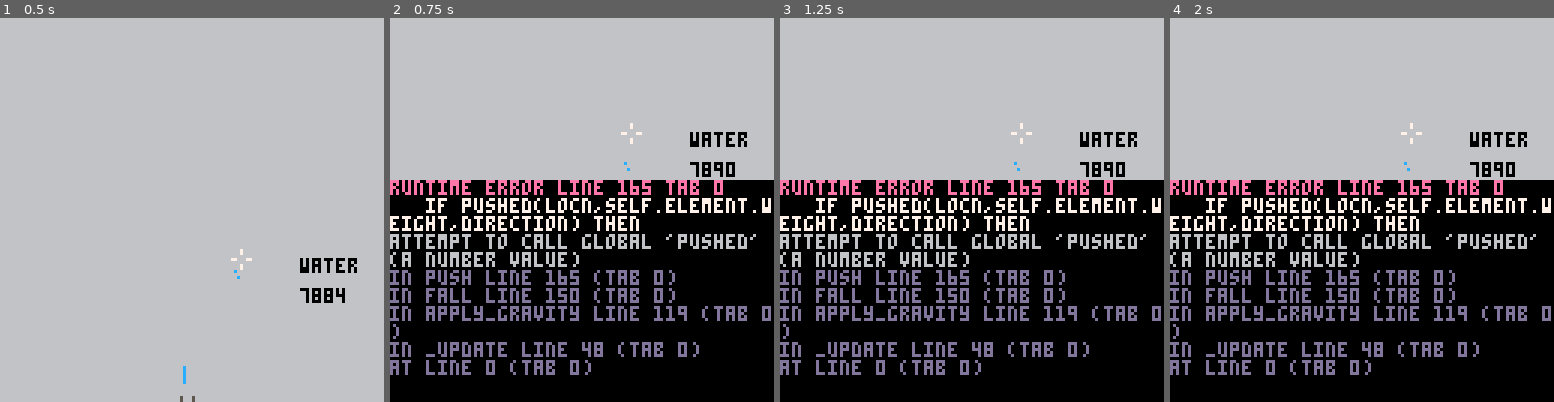
Above: before the commit, frames 1-4 (left to right).
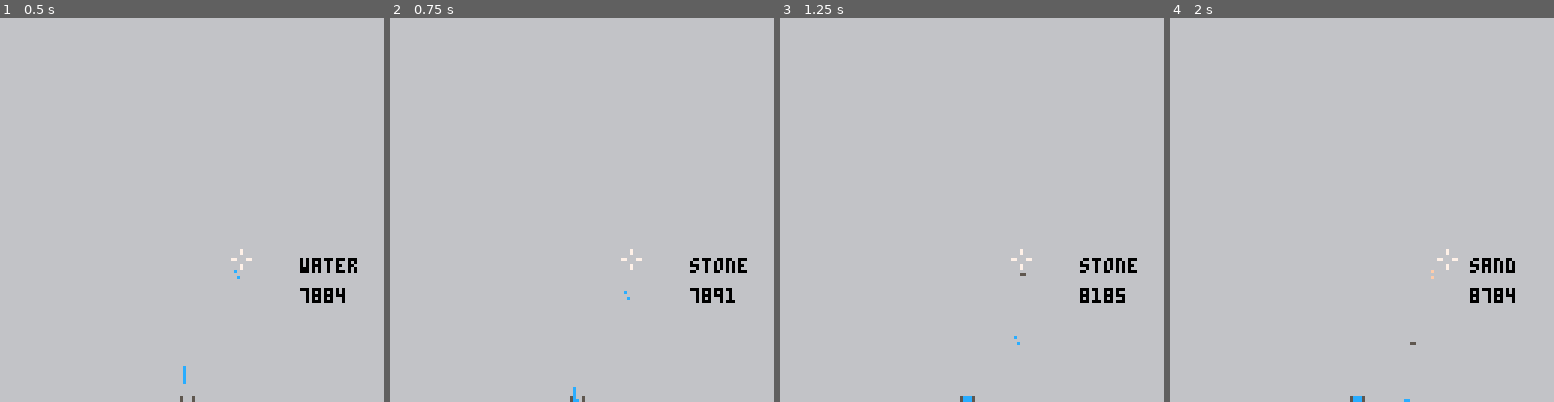
Above: after the commit, the same moments.

Repository: graearea/pico8
Game: PICO-8 cartridge sandstorm.p8
The game is run twice, just before and just after one commit, with the same random seed, the same clock (stepped at 60 frames per second) and the same inputs.
Inputs:
- Up to frame 1 (0.5 s): tap X (X key) at 0.33 s
- Up to frame 2 (0.75 s): tap O (Z key) at 0.7 s
- Up to frame 3 (1.25 s): tap X (X key) at 1.07 s
- Up to frame 4 (2 s): hold Right from 1.6 s (still down); tap O (Z key) at 1.7 s; tap X (X key) at 1.85 s

Frame 1 is identical in both runs. In frame 2, 56% of the frame differs, in the area x 0-100%, y 27-100%; in frame 3, 56%; in frame 4, 56%.
Error before the commit: runtime error line 165 tab 0; if pushed(locn,self.element.weight,direction) then; attempt to call global 'pushed' (a number value)

Commit message:
added weights

Diff:
--- a/sandstorm.p8
+++ b/sandstorm.p8
@@ -9,21 +9,21 @@
  build_world()
  add_test_particles2()
  frame=10001
- pushed=10001
+ pushed_count=10001
 end
 
 bob=""
 world={}
 function build_world()
- for i=1,128 do
-  world[i]={}
+ for strata=1,128 do --y axis
+  world[strata]={} --x axis
  end
 end
 
 
 function _draw()
- printh("pushed " .. pushed)
- pushed=10001
+ printh("pushed " .. pushed_count)
+ pushed_count=10001
  rectfill(0,0,128,128,6)
  print(elements[curr_elem].name,100,80,black)
  print(bob,100,90,black)
@@ -115,9 +115,25 @@
  btndown=false
 end
 
+
+function set_world(x,y,obj)
+ world[y][x]=obj
+end
+
+function get_world(x,y)
+ return world[y][x]
+end
+
 -->8
 --particles
 function apply_gravity()
+
+ for strata=1,128 do
+  --printh(strata .. " strata: " .. #world[strata])
+  for j,p in pairs(world[strata]) do
+   printh("weight=" ..p:calc_weight())
+  end
+ end
  for p in all(particles) do
   p:fall()
  end
@@ -132,7 +148,7 @@
 
 function new_particle(x,y)
  local par = particle(x,y,elements[curr_elem])
- world[x][y]=par
+ set_world(x,y,par)
  add(particles, par)
  return par
 end
@@ -142,6 +158,7 @@
   x=x,
   y=y,
   element=element,
+  weight=element.weight,
   fall=function(self)
    local moves=element.state.move(self.x,self.y)
    for move in all(moves) do
@@ -150,10 +167,10 @@
      break
     end
     if can_squash(move.x,move.y,self.element.weight) then
-     if world[move.x][move.y]:push(1) then
+     if get_world(move.x,move.y):push(1) then
       self:move_to(move.x,move.y)
       break
-     elseif world[move.x][move.y]:push(-1) then
+     elseif get_world(move.x,move.y):push(-1) then
       self.x=move.x
       self.y=move.y
       break
@@ -163,9 +180,9 @@
   end,
   push=function(self,direction)
 --   printh(frame .. " pushing " ..self.x .."," .. self.y)
-   pushed+=1
+   pushed_count+=1
    local locn={y=self.y,x=self.x+direction}
-   if pushed(locn,self.element.weight,direction) then
+   if is_pushed(locn,self.element.weight,direction) then
     self:move_to(locn.x,locn.y)
     return true
    end
@@ -173,17 +190,24 @@
   end,
   move_to=function(self,dx,dy)
 --   printh(frame .. " moving " ..self.x .."," .. self.y)
-   world[self.x][self.y]=nil
+   set_world(self.x,self.y,nil)
    self.x=dx
    self.y=dy
-   world[self.x][self.y]=self
-
+   set_world(self.x,self.y,self)
+
+  end,
+  calc_weight=function(self)
+   local above_weight
+   local above =get_world(self.x,self.y-1)
+   if above == nil then above_weight=0 else above_weight = above.weight end
+   self.weight=above_weight+self.element.weight
+   return self.weight
   end
  }
 end
 
-function pushed(lateral, curr_weight,direction)
- return world[lateral.x][lateral.y]==nil or (can_squash(lateral.x,lateral.y,curr_weight) and world[lateral.x][lateral.y]:push(direction))
+function is_pushed(lateral, curr_weight,direction)
+ return get_world(lateral.x,lateral.y)==nil or (can_squash(lateral.x,lateral.y,curr_weight) and get_world(lateral.x,lateral.y):push(direction))
 end
 
 function in_world(x,y)
@@ -191,12 +215,12 @@
 end
 
 function can_squash(x,y,weight)
- return (in_world(x,y) and world[x][y].element.weight<=weight and world[x][y].element.state==states.liquid)
+ return (in_world(x,y) and get_world(x,y).element.weight<=weight and get_world(x,y).element.state==states.liquid)
 end
 
 function is_clear(x,y,weight)
  bob= x .. y
- return in_world(x,y) and world[x][y]==nil
+ return in_world(x,y) and get_world(x,y)==nil
  --return pget(x,y)==bgc or pget(x,y)==6
 end
 
